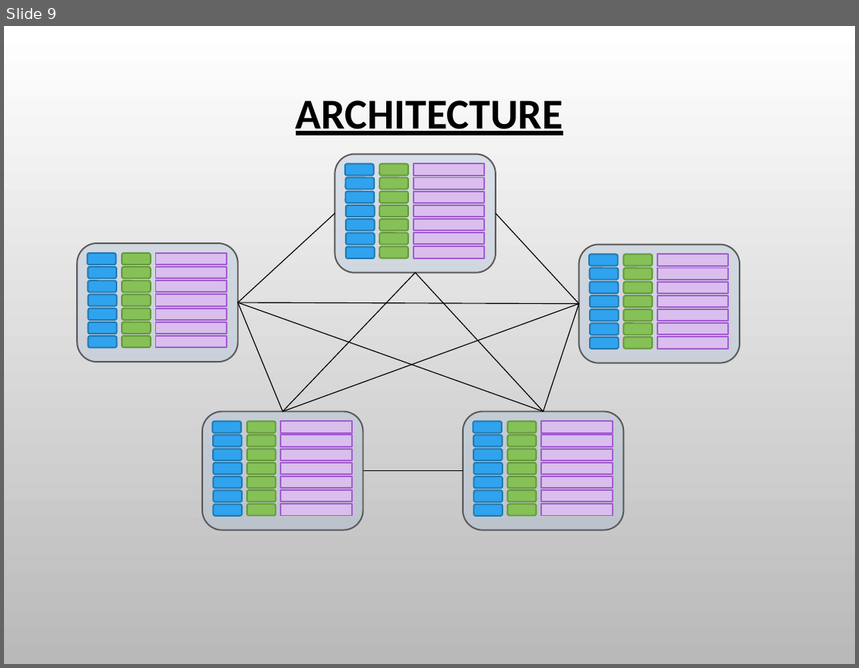
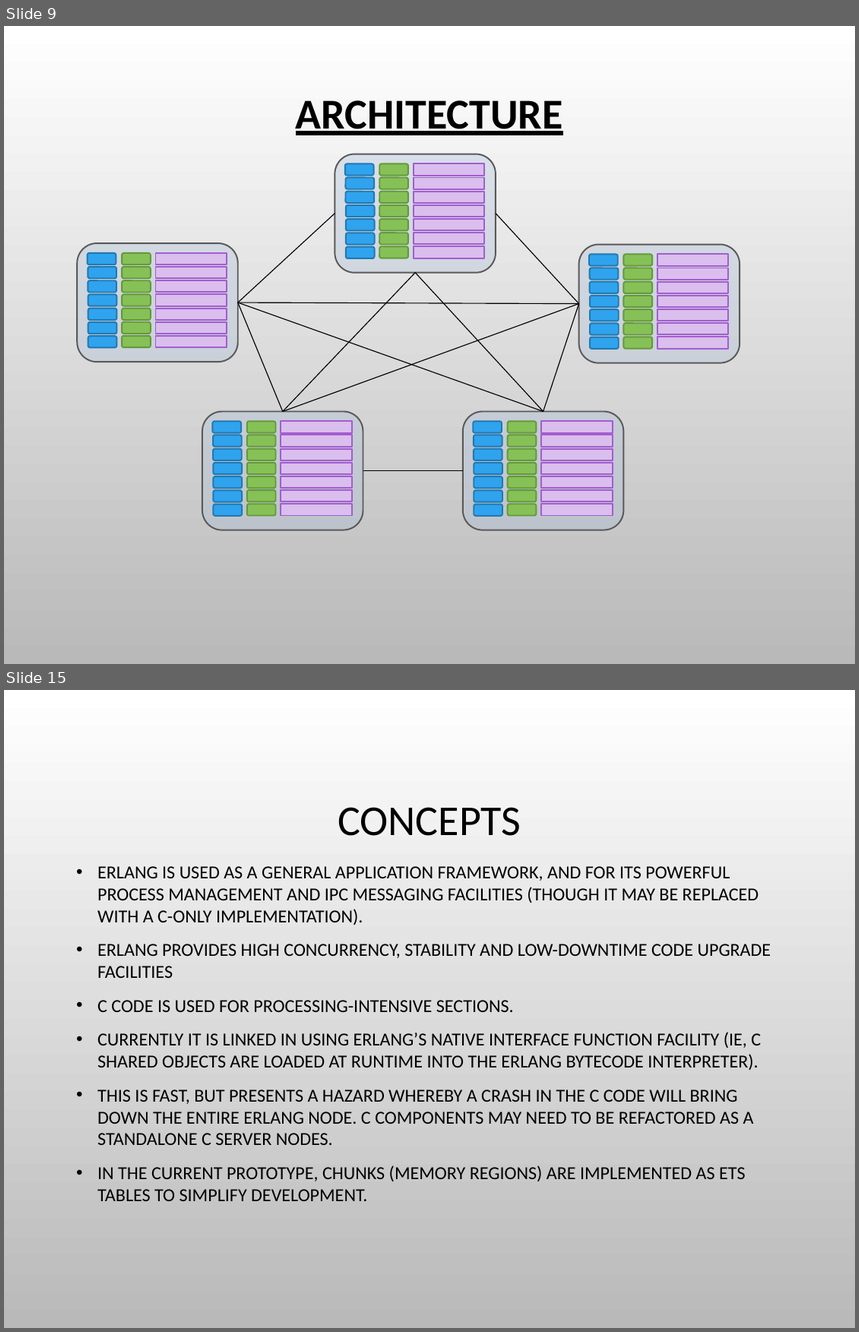
Before and after one commit to charlesduffy/erlysql, a slide deck: doc/Pitch1.pptx. Shown one above the other, each under a label of ours: slide 9 before the commit, slides 9 and 15 after it; the slides between them are not shown. The pictures are 859x668 and 859x1332 pixels, drawn with LibreOffice and Linux fonts; fonts in the diff are those of the drawing; background and template pictures are left out. Boxes give left, top, right and bottom in pixels: in the first picture for what was removed or moved away, otherwise in the second. Text is boxed around its words. In the diff, an @@ line names an element or a change of style, - is before the commit and + after.

```diff
--- a/doc/Pitch1.pptx
+++ b/doc/Pitch1.pptx
@@ slide 15 added at [4,690,855,1328], background picture (left out) @@
@@ title added at [338,807,521,836], 36 pt, text #000000 @@
+CONCEPTS
@@ text added at [97,866,772,1201], 15.5 pt, text #000000 @@
+• ERLANG IS USED AS A GENERAL APPLICATION FRAMEWORK, AND FOR ITS POWERFUL PROCESS MANAGEMENT AND IPC MESSAGING FACILITIES (THOUGH IT MAY BE REPLACED WITH A C-ONLY IMPLEMENTATION).
+• ERLANG PROVIDES HIGH CONCURRENCY, STABILITY AND LOW-DOWNTIME CODE UPGRADE FACILITIES
+• C CODE IS USED FOR PROCESSING-INTENSIVE SECTIONS.
+• CURRENTLY IT IS LINKED IN USING ERLANG’S NATIVE INTERFACE FUNCTION FACILITY (IE, C SHARED OBJECTS ARE LOADED AT RUNTIME INTO THE ERLANG BYTECODE INTERPRETER).
+• THIS IS FAST, BUT PRESENTS A HAZARD WHEREBY A CRASH IN THE C CODE WILL BRING DOWN THE ENTIRE ERLANG NODE. C COMPONENTS MAY NEED TO BE REFACTORED AS A STANDALONE C SERVER NODES.
+• IN THE CURRENT PROTOTYPE, CHUNKS (MEMORY REGIONS) ARE IMPLEMENTED AS ETS TABLES TO SIMPLIFY DEVELOPMENT.
```
Also in this commit, not shown: 12 slides changed, 8 other slides added, 9 slides removed, 1 other file.
